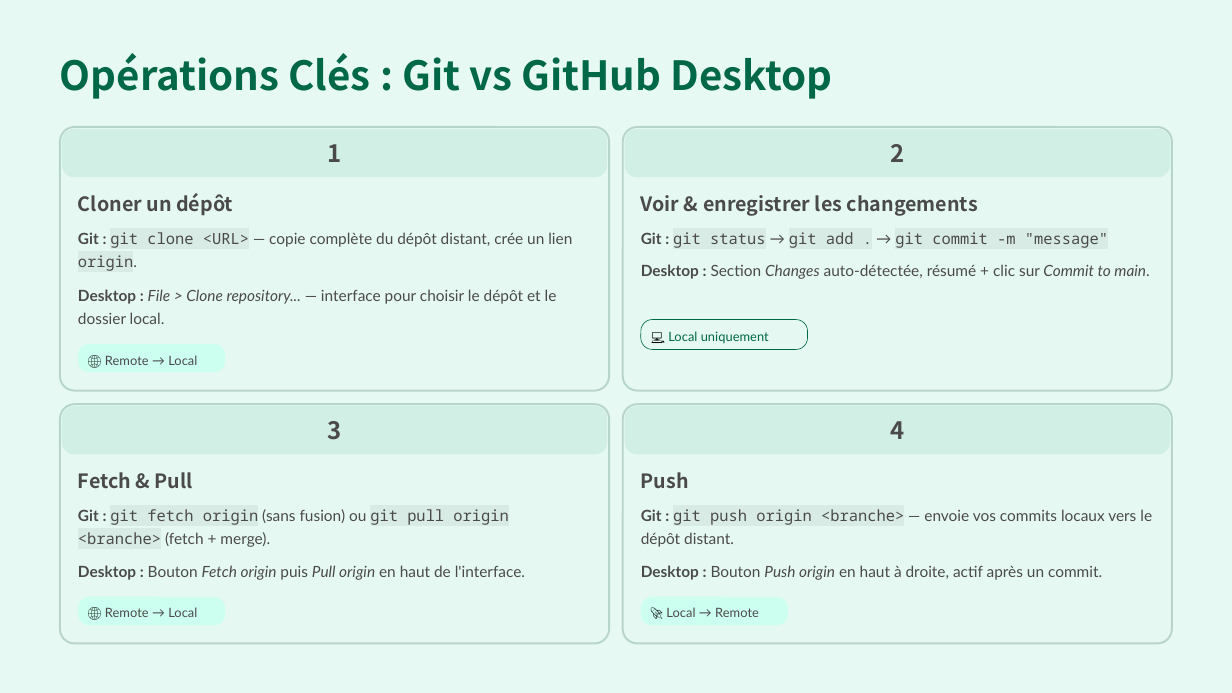
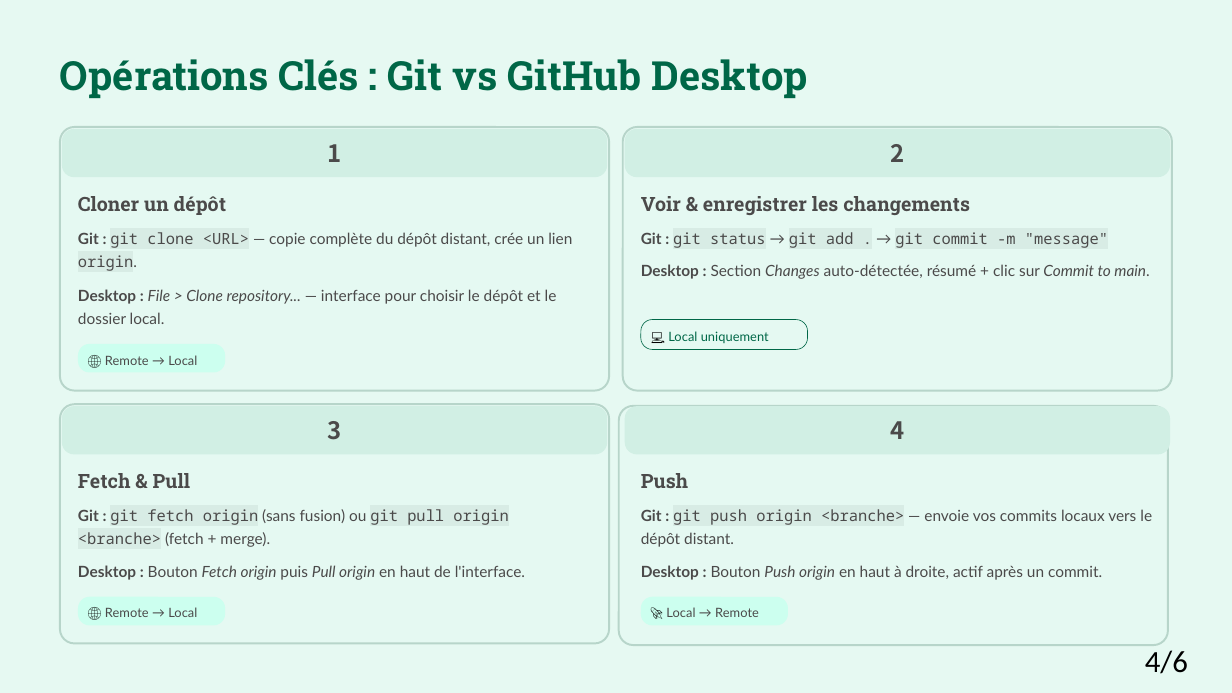
Before and after one commit to Mohamed-Rida-ece/Projet-Cybersec-Groupe, a slide deck: slide 4 of presentation/Git-vs-GitHub-Desktop.pptx. Drawn at 1232x693 pixels with LibreOffice and Linux fonts; fonts in the diff are those of the drawing; background and template pictures are left out. Boxes give left, top, right and bottom in pixels: in the first picture for what was removed or moved away, otherwise in the second. Text is boxed around its words. In the diff, an @@ line names an element or a change of style, - is before the commit and + after.

```diff
--- a/presentation/Git-vs-GitHub-Desktop.pptx
+++ b/presentation/Git-vs-GitHub-Desktop.pptx
@@ rounded rectangle: place and size @@
-rounded rectangle at [623,404,1173,643]
+rounded rectangle at [618,405,1168,644]
@@ font Noto Sans CJK SC to Roboto Slab in 5 elements at [60,59,808,98], [78,196,226,215], [641,196,970,215], [78,473,191,488], [641,473,688,488] @@
@@ text added at [1145,650,1188,674], 18 pt, text #000000 @@
+4/6
```
Also in this commit, not shown: 5 other slides changed.
